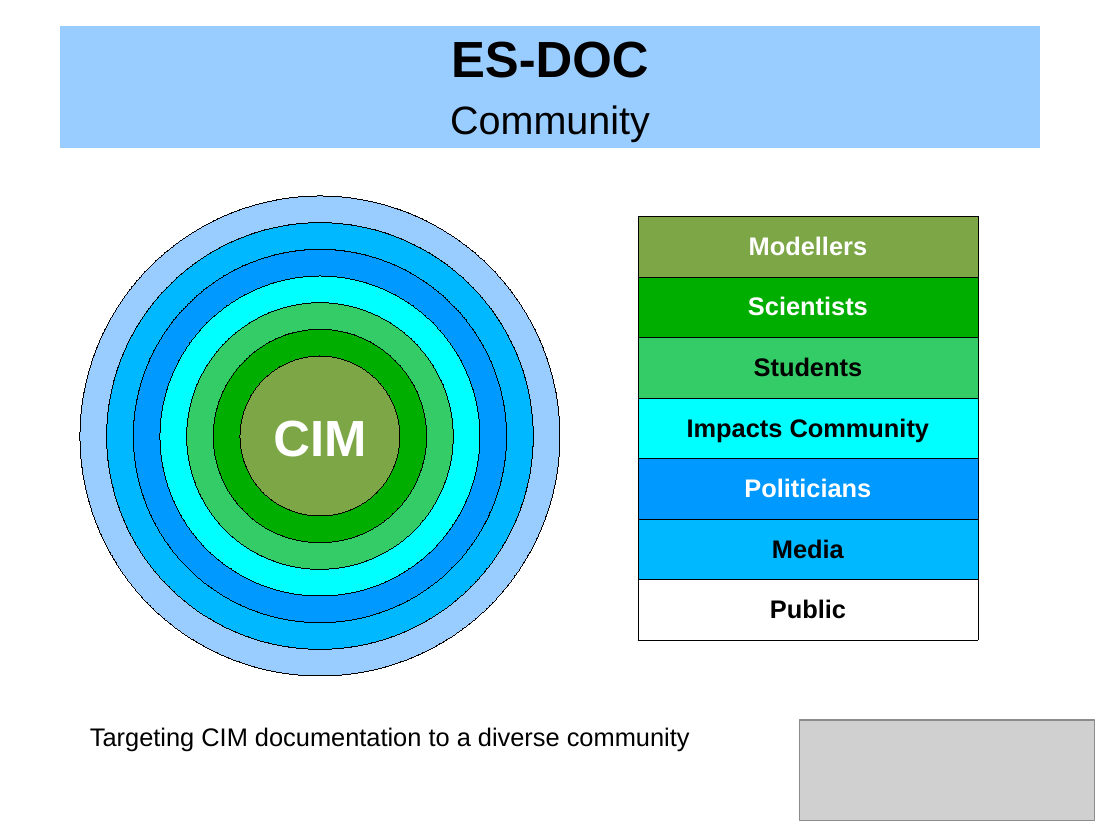
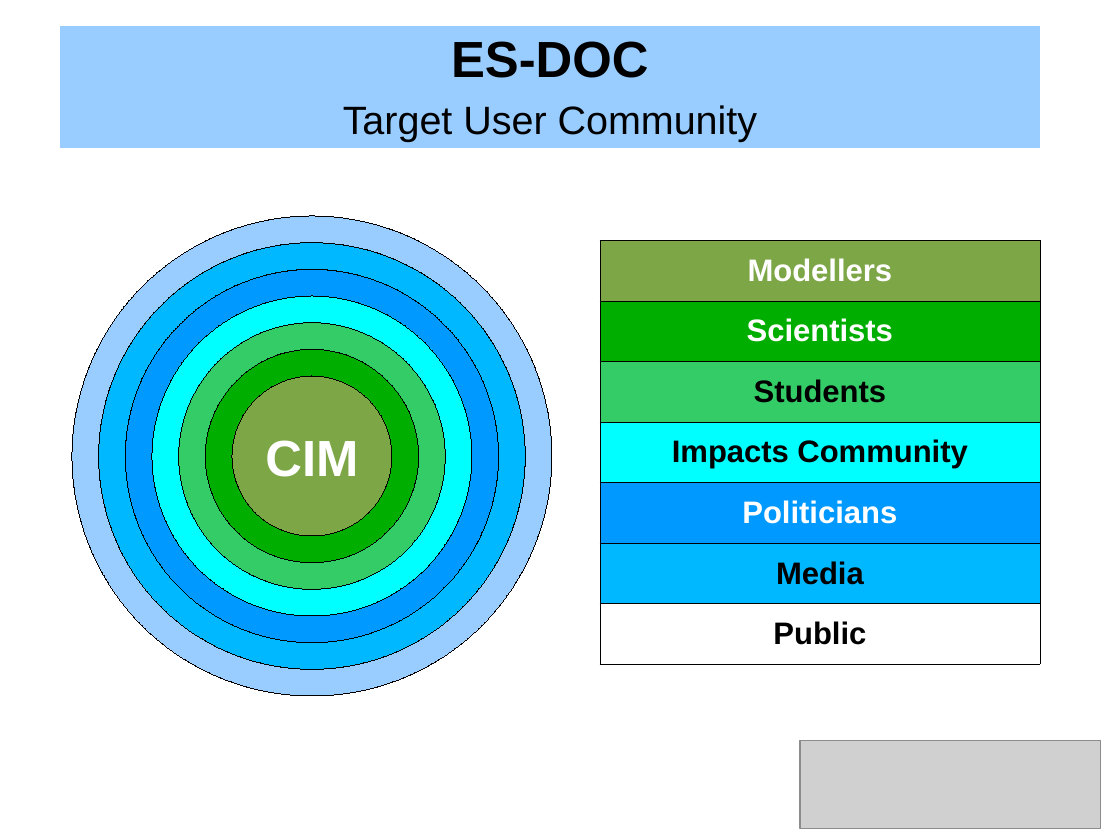
Before and after one commit to ES-DOC/esdoc-docs, a slide deck: slide 3 of presentations/ES-DOC-Introduction.odp (slide 2 before the commit). Drawn at 1120x840 pixels with LibreOffice and Linux fonts; fonts in the diff are those of the drawing; grey boxes stand for pictures. Boxes give left, top, right and bottom in pixels: in the first picture for what was removed or moved away, otherwise in the second. Text is boxed around its words. In the diff, an @@ line names an element or a change of style, - is before the commit and + after.

```diff
--- a/presentations/ES-DOC-Introduction.odp
+++ b/presentations/ES-DOC-Introduction.odp
@@ table at [60, 26, 1041, 148] @@
-row 2, column 1: Community
+row 2, column 1: Target User Community
@@ table at [601, 241, 1041, 665] @@
@@ size 18 to 22 pt @@
@@ table: place and size @@
-table at [638, 216, 979, 640]
+table at [601, 241, 1041, 665]
@@ 7 ellipses: place and size @@
-7 ellipses at [80, 196, 560, 676]
+7 ellipses at [72, 216, 552, 696]
@@ text removed at [90, 727, 690, 751] @@
-Targeting CIM documentation to a diverse community
@@ picture: place and size @@
-picture at [800, 721, 1095, 821]
+picture at [800, 740, 1101, 828]
```
Also in this commit, not shown: 4 other slides changed, 5 slides added, 3 slides removed, 1 other file.
